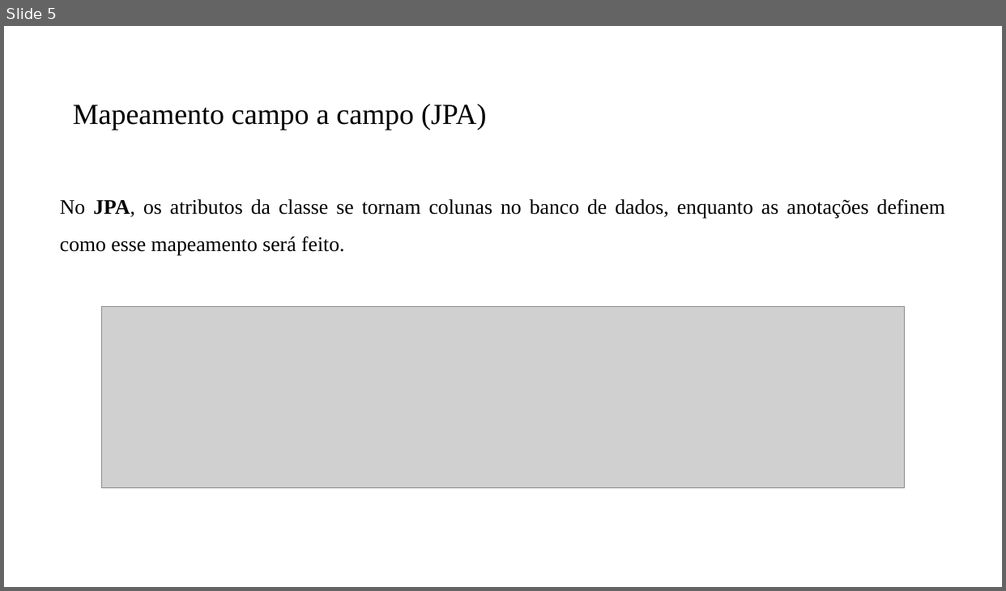
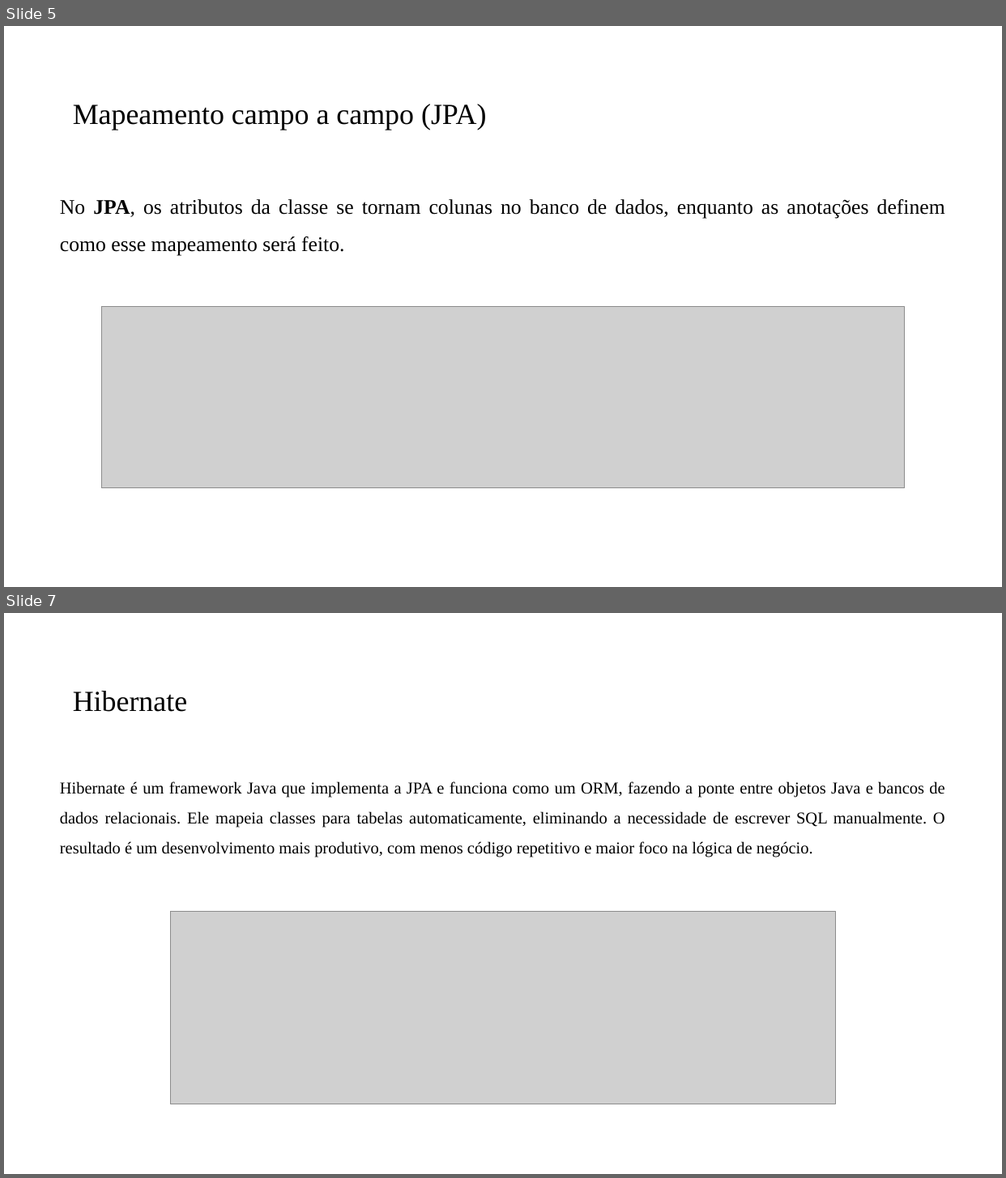
Before and after one commit to PedroMiho/UMC, a slide deck: Projeto de Software e Segurança da Informação - 2026/Projeto de Software/Aula13-BancoDados/Banco de Dados.pptx. Shown one above the other, each under a label of ours: slide 5 before the commit, slides 5 and 7 after it; the slides between them are not shown. The pictures are 1006x591 and 1006x1178 pixels, drawn with LibreOffice and Linux fonts; fonts in the diff are those of the drawing; grey boxes stand for pictures; background and template pictures are left out. Boxes give left, top, right and bottom in pixels: in the first picture for what was removed or moved away, otherwise in the second. Text is boxed around its words. In the diff, an @@ line names an element or a change of style, - is before the commit and + after.

```diff
--- a/Projeto de Software e Segurança da Informação - 2026/Projeto de Software/Aula13-BancoDados/Banco de Dados.pptx
+++ b/Projeto de Software e Segurança da Informação - 2026/Projeto de Software/Aula13-BancoDados/Banco de Dados.pptx
@@ slide 7 added at (4, 613, 1002, 1174), background #FFFFFF @@
@@ title added at (73, 691, 187, 712), 28 pt, text #000000 @@
+Hibernate
@@ text added at (60, 781, 945, 858), 16 pt, text #000000 @@
+Hibernate é um framework Java que implementa a JPA e funciona como um ORM, fazendo a ponte entre objetos Java e bancos de dados relacionais. Ele mapeia classes para tabelas automaticamente, eliminando a necessidade de escrever SQL manualmente. O resultado é um desenvolvimento mais produtivo, com menos código repetitivo e maior foco na lógica de negócio.
@@ picture added at (171, 912, 836, 1105) @@
```
Also in this commit, not shown: 1 slide changed, 3 other slides added, 1 slide removed.
